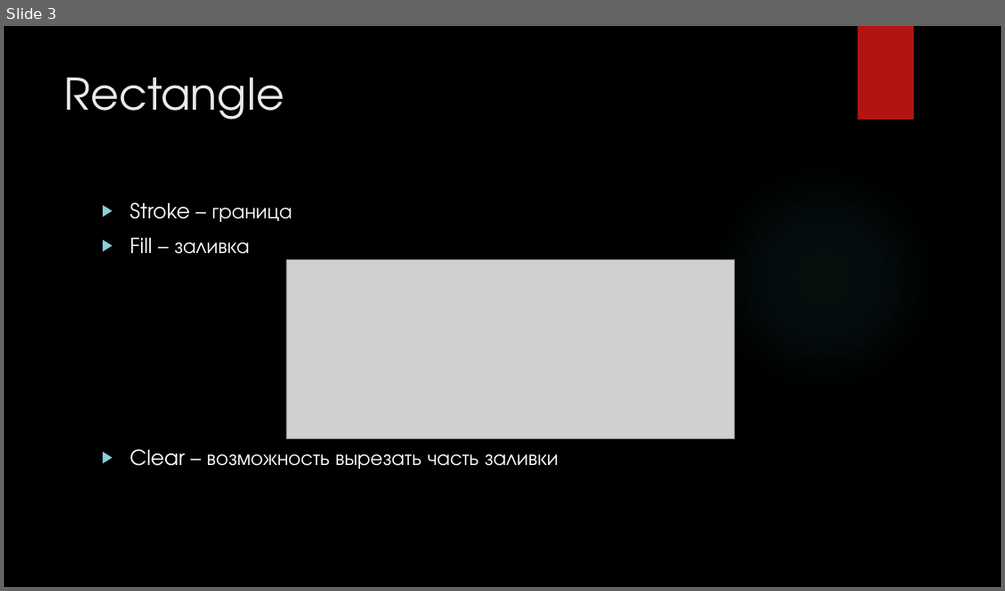
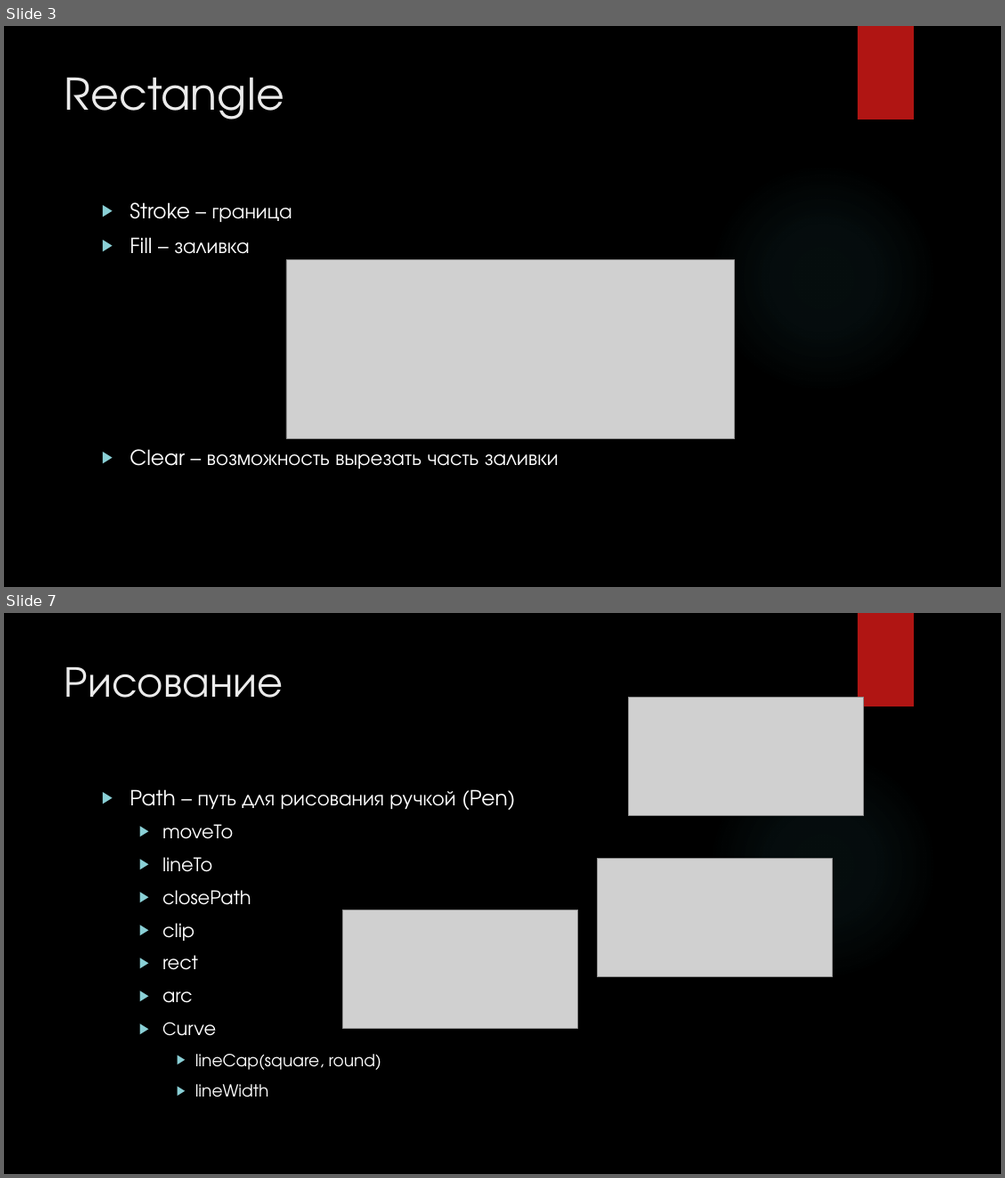
Before and after one commit to SergeyMirvoda/web-2015, a slide deck: lectures/javascript-canvas/slides.pptx. Shown one above the other, each under a label of ours: slide 3 before the commit, slides 3 and 7 after it; the slides between them are not shown. The pictures are 1005x591 and 1005x1178 pixels, drawn with LibreOffice and Linux fonts; fonts in the diff are those of the drawing; grey boxes stand for pictures; background and template pictures are left out. Boxes give left, top, right and bottom in pixels: in the first picture for what was removed or moved away, otherwise in the second. Text is boxed around its words. In the diff, an @@ line names an element or a change of style, - is before the commit and + after.

```diff
--- a/lectures/javascript-canvas/slides.pptx
+++ b/lectures/javascript-canvas/slides.pptx
@@ slide 7 added at box(4, 613, 1001, 1174), background picture (left out); not listed: 2 template elements that a slide beside it also shows @@
@@ title added at box(65, 667, 283, 698), 42 pt, text #EBEBEB @@
+Рисование
@@ picture added at box(629, 697, 864, 815) @@
@@ text added at box(129, 789, 516, 1097), 18 pt, text #FFFFFF @@
+▶ Path – путь для рисования ручкой (Pen)
+  ▶ moveTo
+  ▶ lineTo
+  ▶ closePath
+  ▶ clip
+  ▶ rect
+  ▶ arc
+  ▶ Сurve
+    ▶ lineCap(square, round)
+    ▶ lineWidth
@@ picture added at box(597, 859, 833, 976) @@
@@ picture added at box(343, 910, 578, 1028) @@
```
Also in this commit, not shown: 8 other slides added, 6 other files.
